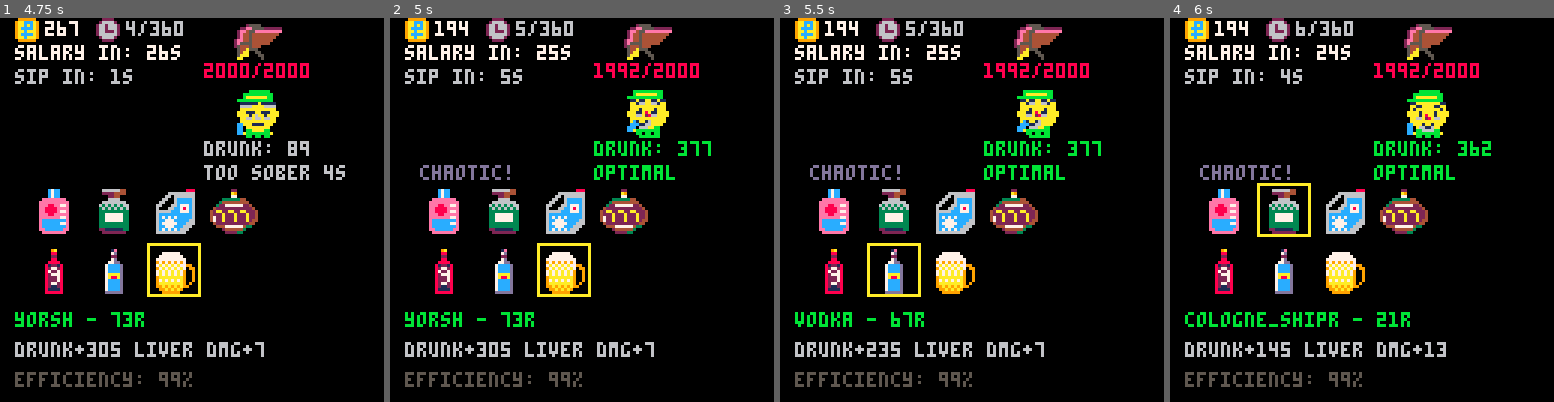
Above: before the commit, frames 1-4 (left to right).
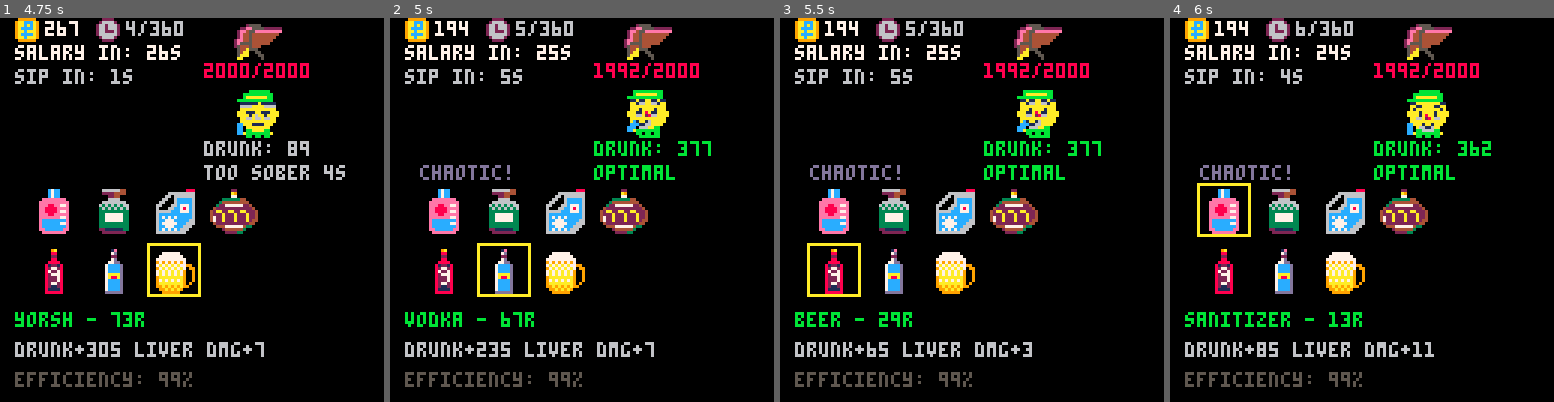
Above: after the commit, the same moments.

Repository: fritzlolpro/picopico
Game: PICO-8 cartridge carts/drunk.p8
Two runs of this game, one before a commit and one after it. Both use one fixed random seed, a clock stepped at 60 frames per second and the inputs below.
Inputs:
- Up to frame 1 (4.75 s): tap X (X key) at 1.07, 2.07, 2.4, 2.73, 3.07, 3.4, 3.73, 4.07, 4.4, 4.73 s; hold Left 1.97-2.37 s; hold Down 2.42-2.82 s; hold Right 2.87-3.53 s; hold Up 3.58-4.08 s; hold Right 4.13-4.53 s; hold Down from 4.58 s (still down)
- Up to frame 2 (5 s): keep holding Down
- Up to frame 3 (5.5 s): tap X (X key) at 5.07, 5.4 s; release Down at 5.08 s; hold Left from 5.13 s (still down)
- Up to frame 4 (6 s): tap X (X key) at 5.73 s; release Left at 5.8 s; hold Up from 5.85 s (still down)

Frame 1 is identical in both runs. In frame 2, 1.0% of the frame differs, in the area x 3-53%, y 58-88%; in frame 3, 2.0%; in frame 4, 2.5%, in the area x 3-72%, y 42-89%.

Commit message:
chaotic move

Diff:
--- a/carts/drunk.p8
+++ b/carts/drunk.p8
@@ -337,6 +337,7 @@
 slowmotion_timer = 0 -- For slowmotion effect
 inverted_controls_timer = 0 -- For inverted controls
 chaotic_movement_timer = 0 -- For chaotic frame movement
+chaotic_last_jump_time = 0 -- Track when last jump occurred
 
 -- Update effect timers
 function update_effects()
@@ -358,6 +359,17 @@
 
     if chaotic_movement_timer > 0 then
         chaotic_movement_timer -= 1
+
+        -- Auto-jump to adjacent cell every second
+        if total_seconds > chaotic_last_jump_time then
+            chaotic_last_jump_time = total_seconds
+            -- Jump to adjacent cell
+            if rnd(1) < 0.5 then
+                selected_drink_index = max(1, selected_drink_index - 1)
+            else
+                selected_drink_index = min(#drinks, selected_drink_index + 1)
+            end
+        end
     end
 
     if liver_protection_timer > 0 then
@@ -589,15 +601,8 @@
         bottom_pressed = btnp(2) -- Up becomes Down
     end
 
-    -- Chaotic movement - random selection
-    if chaotic_movement_timer > 0 and (left_pressed or right_pressed) then
-        if rnd(1) < 0.5 then
-            selected_drink_index = max(1, selected_drink_index - 1)
-        else
-            selected_drink_index = min(#drinks, selected_drink_index + 1)
-        end
-        -- Shaking selection - sometimes randomly shifts
-    elseif shaking_timer > 0 and rnd(1) < 0.3 then
+    -- Shaking selection - sometimes randomly shifts during input
+    if shaking_timer > 0 and rnd(1) < 0.3 then
         if rnd(1) < 0.5 then
             selected_drink_index = max(1, selected_drink_index - 1)
         else
